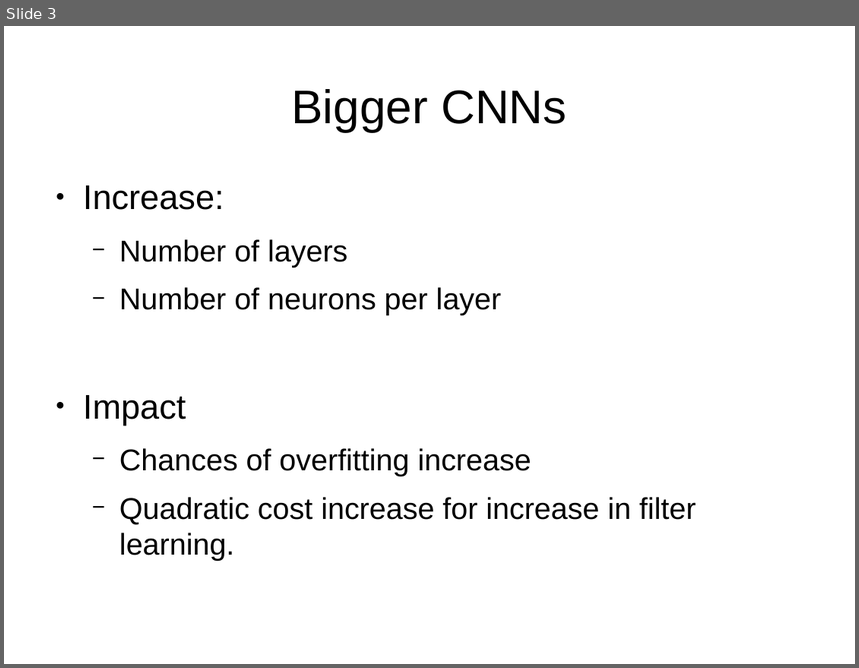
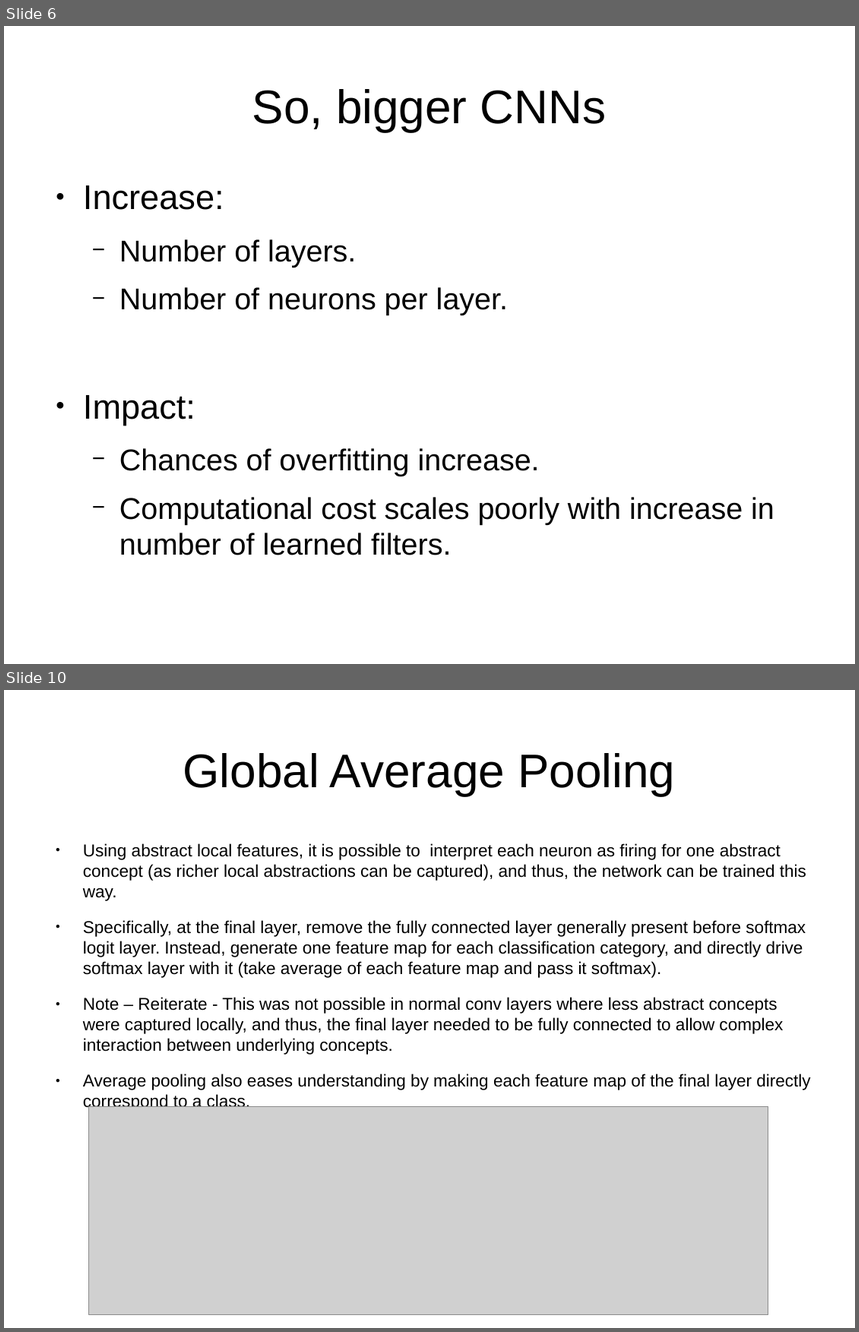
Before and after one commit to indivisibleatom/lectureNotes, a slide deck: sources/Szegedy_Going_Deeper.odp. Shown one above the other, each under a label of ours: slide 3 before the commit, slides 6 and 10 after it; the slides between them are not shown. The pictures are 859x668 and 859x1332 pixels, drawn with LibreOffice and Linux fonts; fonts in the diff are those of the drawing; grey boxes stand for pictures. Boxes give left, top, right and bottom in pixels: in the first picture for what was removed or moved away, otherwise in the second. Text is boxed around its words. In the diff, an @@ line names an element or a change of style, - is before the commit and + after.

```diff
--- a/sources/Szegedy_Going_Deeper.odp
+++ b/sources/Szegedy_Going_Deeper.odp
@@ slide 10 added at <box>4,690,855,1328</box>, background #FFFFFF @@
@@ title added at <box>183,753,675,796</box>, 44 pt, text #000000 @@
+Global Average Pooling
@@ text added at <box>83,844,810,1112</box>, 16 pt, text #000000 @@
+● Using abstract local features, it is possible to interpret each neuron as firing for one abstract concept (as richer local abstractions can be captured), and thus, the network can be trained this way.
+● Specifically, at the final layer, remove the fully connected layer generally present before softmax logit layer. Instead, generate one feature map for each classification category, and directly drive softmax layer with it (take average of each feature map and pass it softmax).
+● Note – Reiterate - This was not possible in normal conv layers where less abstract concepts were captured locally, and thus, the final layer needed to be fully connected to allow complex interaction between underlying concepts.
+● Average pooling also eases understanding by making each feature map of the final layer directly correspond to a class.
@@ picture added at <box>89,1107,769,1315</box> @@
@@ what was slide 3 is now slide 6 @@
@@ slide 6 changed as well @@
@@ title at <box>253,89,606,132</box>: text changed @@
-Bigger CNNs
+So, bigger CNNs
@@ text at <box>83,240,775,556</box>: text changed @@
-  − Number of layers
-  − Number of neurons per layer
-● Impact
-  − Chances of overfitting increase
-  − Quadratic cost increase for increase in filter learning.
+  − Number of layers.
+  − Number of neurons per layer.
+● Impact:
+  − Chances of overfitting increase.
+  − Computational cost scales poorly with increase in number of learned filters.
```
Also in this commit, not shown: 1 other slide changed, 14 other slides added, 3 slides removed.
